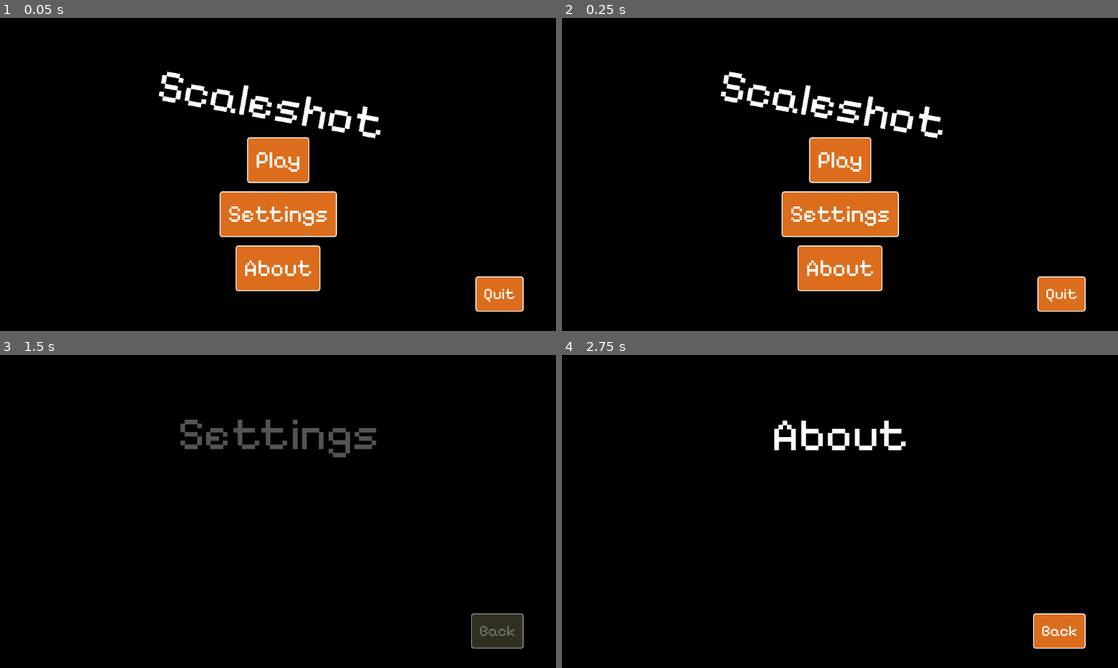
Above: before the commit, frames 1-4 (two rows, left to right).
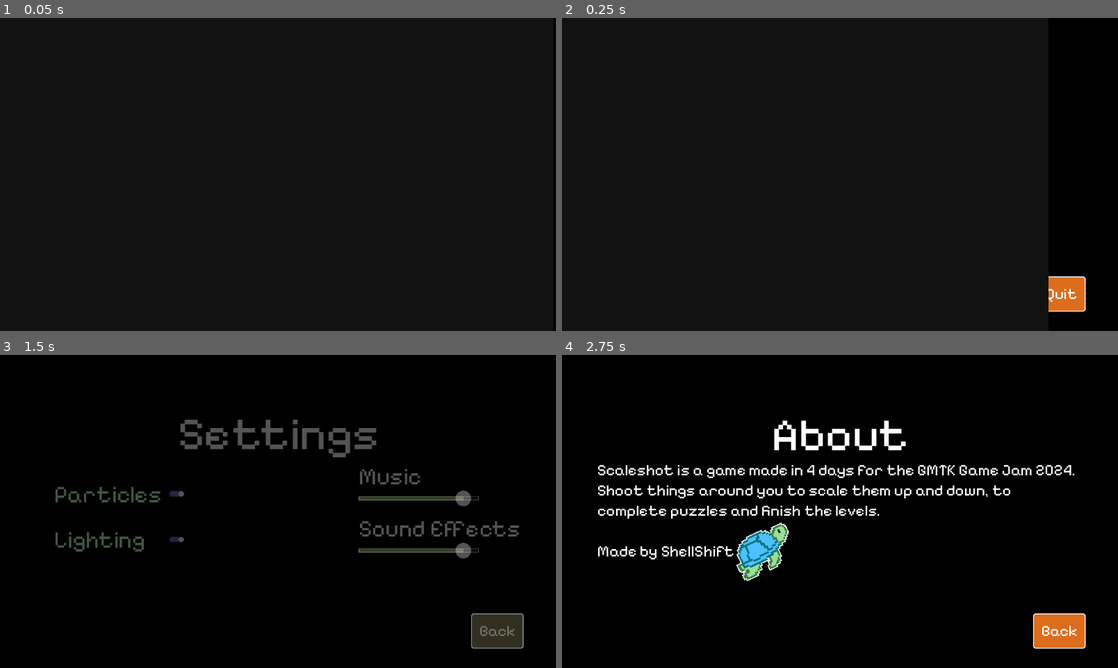
Above: after the commit, the same moments.

Repository: ShellShift/scaleshot
Game: Godot game, scene res://scenes/menus.tscn
Two runs of this game, one before a commit and one after it. Both use one fixed random seed, a clock stepped at 60 frames per second and the inputs below.
Inputs:
- Up to frame 1 (0.05 s): no input
- Up to frame 2 (0.25 s): no input
- Up to frame 3 (1.5 s): click "Settings" at 0.5 s; click "Back" at 1.25 s
- Up to frame 4 (2.75 s): click "About" at 2 s

The runs differ from the first frame. In frame 1, 9.5% of the frame differs, in the area x 28-95%, y 17-94%; in frame 2, 8.7%; in frame 3, 2.2%; in frame 4, 4.5%.

Commit message:
Settings, main menu, level select menu and about menu

Diff:
--- /dev/null
+++ b/default_bus_layout.tres
@@ -0,0 +1,15 @@
+[gd_resource type="AudioBusLayout" format=3 uid="uid://bxml57tng56xs"]
+
+[resource]
+bus/1/name = &"Music"
+bus/1/solo = false
+bus/1/mute = false
+bus/1/bypass_fx = false
+bus/1/volume_db = 0.0
+bus/1/send = &"Master"
+bus/2/name = &"SFX"
+bus/2/solo = false
+bus/2/mute = false
+bus/2/bypass_fx = false
+bus/2/volume_db = 0.0
+bus/2/send = &"Master"
--- a/graphics/ui_theme.tres
+++ b/graphics/ui_theme.tres
@@ -1,8 +1,10 @@
-[gd_resource type="Theme" load_steps=13 format=3 uid="uid://b0ff8y0caluxd"]
+[gd_resource type="Theme" load_steps=18 format=3 uid="uid://b0ff8y0caluxd"]
 
 [ext_resource type="FontFile" uid="uid://cxb23l0s1hc3u" path="res://graphics/PixelifySans.ttf" id="1_ocjw2"]
 [ext_resource type="Texture2D" uid="uid://dr2fljgf0f1xu" path="res://graphics/sprites/check.png" id="2_0l16k"]
 [ext_resource type="Texture2D" uid="uid://dunulxxfcfyyv" path="res://graphics/sprites/uncheck.png" id="3_qjiup"]
+[ext_resource type="Texture2D" uid="uid://ddxpeskv6dt74" path="res://graphics/sprites/circle.png" id="4_5866f"]
+[ext_resource type="Texture2D" uid="uid://ddx16b3nc4rpq" path="res://graphics/sprites/bullet.png" id="5_fbldw"]
 
 [sub_resource type="StyleBoxFlat" id="StyleBoxFlat_2xd7s"]
 bg_color = Color(0.155463, 0.409087, 0.268341, 1)
@@ -85,6 +87,35 @@
 
 [sub_resource type="StyleBoxEmpty" id="StyleBoxEmpty_urvu8"]
 
+[sub_resource type="StyleBoxFlat" id="StyleBoxFlat_req3g"]
+bg_color = Color(0.505882, 0.72549, 0.231373, 1)
+border_width_left = 1
+border_width_top = 1
+border_width_right = 1
+border_width_bottom = 1
+border_color = Color(1, 1, 1, 1)
+
+[sub_resource type="StyleBoxFlat" id="StyleBoxFlat_qqbk5"]
+bg_color = Color(0.34902, 0.811765, 0.552941, 1)
+border_width_left = 1
+border_width_top = 1
+border_width_right = 1
+border_width_bottom = 1
+border_color = Color(1, 1, 1, 1)
+
+[sub_resource type="StyleBoxFlat" id="StyleBoxFlat_n84f3"]
+content_margin_left = 4.0
+content_margin_top = 4.0
+content_margin_right = 4.0
+content_margin_bottom = 4.0
+bg_color = Color(0.0705882, 0.0705882, 0.0705882, 1)
+border_width_left = 1
+border_width_top = 1
+border_width_right = 1
+border_width_bottom = 1
+border_color = Color(1, 1, 1, 1)
+corner_detail = 6
+
 [resource]
 Button/colors/font_color = Color(1, 1, 1, 1)
 Button/colors/font_focus_color = Color(0.864674, 0.864676, 0.864675, 1)
@@ -105,5 +136,10 @@
 CheckButton/styles/hover_pressed = SubResource("StyleBoxEmpty_g7ucu")
 CheckButton/styles/normal = SubResource("StyleBoxEmpty_4held")
 CheckButton/styles/pressed = SubResource("StyleBoxEmpty_urvu8")
+HSlider/icons/grabber = ExtResource("4_5866f")
+HSlider/icons/grabber_highlight = ExtResource("5_fbldw")
+HSlider/styles/grabber_area = SubResource("StyleBoxFlat_req3g")
+HSlider/styles/grabber_area_highlight = SubResource("StyleBoxFlat_qqbk5")
+HSlider/styles/slider = SubResource("StyleBoxFlat_n84f3")
 Label/font_sizes/font_size = 48
 Label/fonts/font = ExtResource("1_ocjw2")
--- /dev/null
+++ b/prefabs/scenes.tscn
@@ -0,0 +1,57 @@
+[gd_scene load_steps=5 format=3 uid="uid://by3ufb5lt47ch"]
+
+[ext_resource type="Script" path="res://scripts/managers/scenes.gd" id="1_qrptw"]
+
+[sub_resource type="Animation" id="Animation_pkmca"]
+length = 0.001
+tracks/0/type = "value"
+tracks/0/imported = false
+tracks/0/enabled = true
+tracks/0/path = NodePath("ColorRect:position")
+tracks/0/interp = 1
+tracks/0/loop_wrap = true
+tracks/0/keys = {
+"times": PackedFloat32Array(0),
+"transitions": PackedFloat32Array(1),
+"update": 0,
+"values": [Vector2(0, 0)]
+}
+
+[sub_resource type="Animation" id="Animation_1ljj8"]
+resource_name = "slide"
+tracks/0/type = "value"
+tracks/0/imported = false
+tracks/0/enabled = true
+tracks/0/path = NodePath("ColorRect:position")
+tracks/0/interp = 1
+tracks/0/loop_wrap = true
+tracks/0/keys = {
+"times": PackedFloat32Array(0, 1),
+"transitions": PackedFloat32Array(-2, 1),
+"update": 0,
+"values": [Vector2(0, 0), Vector2(-1152, 0)]
+}
+
+[sub_resource type="AnimationLibrary" id="AnimationLibrary_j5w8o"]
+_data = {
+"RESET": SubResource("Animation_pkmca"),
+"slide": SubResource("Animation_1ljj8")
+}
+
+[node name="Scenes" type="CanvasLayer"]
+layer = 128
+script = ExtResource("1_qrptw")
+
+[node name="ColorRect" type="ColorRect" parent="."]
+anchors_preset = 15
+anchor_right = 1.0
+anchor_bottom = 1.0
+grow_horizontal = 2
+grow_vertical = 2
+color = Color(0.0705882, 0.0705882, 0.0705882, 1)
+
+[node name="AnimationPlayer" type="AnimationPlayer" parent="."]
+libraries = {
+"": SubResource("AnimationLibrary_j5w8o")
+}
+autoplay = "slide"
--- /dev/null
+++ b/prefabs/settings.tscn
@@ -0,0 +1,118 @@
+[gd_scene load_steps=2 format=3 uid="uid://nt64rlir5ahd"]
+
+[ext_resource type="Script" path="res://scripts/interface/settings_menu.gd" id="1_vvv1q"]
+
+[node name="Settings" type="Control"]
+visible = false
+layout_mode = 3
+anchors_preset = 15
+anchor_right = 1.0
+anchor_bottom = 1.0
+grow_horizontal = 2
+grow_vertical = 2
+script = ExtResource("1_vvv1q")
+
+[node name="Title" type="Label" parent="."]
+layout_mode = 1
+anchors_preset = 5
+anchor_left = 0.5
+anchor_right = 0.5
+offset_left = -207.5
+offset_top = 105.0
+offset_right = 207.5
+offset_bottom = 221.0
+grow_horizontal = 2
+theme_override_font_sizes/font_size = 96
+text = "Settings"
+horizontal_alignment = 1
+
+[node name="Back" type="Button" parent="."]
+layout_mode = 1
+anchors_preset = 3
+anchor_left = 1.0
+anchor_top = 1.0
+anchor_right = 1.0
+anchor_bottom = 1.0
+offset_left = -152.0
+offset_top = -98.0
+offset_right = -82.0
+offset_bottom = -55.0
+grow_horizontal = 0
+grow_vertical = 0
+theme_override_font_sizes/font_size = 32
+text = "Back"
+
+[node name="Particles" type="CheckButton" parent="."]
+layout_mode = 1
+anchors_preset = 4
+anchor_top = 0.5
+anchor_bottom = 0.5
+offset_left = 112.0
+offset_top = -65.5
+offset_right = 382.0
+offset_bottom = -6.5
+grow_vertical = 2
+text = "Particles "
+
+[node name="Lighting" type="CheckButton" parent="."]
+layout_mode = 1
+anchors_preset = 4
+anchor_top = 0.5
+anchor_bottom = 0.5
+offset_left = 112.0
+offset_top = 28.5
+offset_right = 382.0
+offset_bottom = 87.5
+grow_vertical = 2
+text = "Lighting"
+
+[node name="Music" type="HSlider" parent="."]
+layout_mode = 1
+anchors_preset = 6
+anchor_left = 1.0
+anchor_top = 0.5
+anchor_right = 1.0
+anchor_bottom = 0.5
+offset_left = -409.0
+offset_top = -43.0
+offset_right = -160.0
+offset_bottom = -11.0
+grow_horizontal = 0
+grow_vertical = 2
+min_value = -80.0
+max_value = 6.0
+
+[node name="Label" type="Label" parent="Music"]
+layout_mode = 1
+offset_top = -59.0
+offset_right = 131.0
+text = "Music"
+
+[node name="SFX" type="HSlider" parent="."]
+layout_mode = 1
+anchors_preset = 6
+anchor_left = 1.0
+anchor_top = 0.5
+anchor_right = 1.0
+anchor_bottom = 0.5
+offset_left = -409.0
+offset_top = 65.0
+offset_right = -160.0
+offset_bottom = 97.0
+grow_horizontal = 0
+grow_vertical = 2
+min_value = -80.0
+max_value = 6.0
+
+[node name="Label" type="Label" parent="SFX"]
+layout_mode = 1
+offset_top = -59.0
+offset_right = 131.0
+text = "Sound Effects"
+
+[connection signal="toggled" from="Particles" to="." method="_on_particles_toggled"]
+[connection signal="toggled" from="Lighting" to="." method="_on_lighting_toggled"]
+[connection signal="drag_ended" from="Music" to="." method="_on_music_drag_ended"]
+[connection signal="value_changed" from="Music" to="." method="_on_music_value_changed"]
+[connection signal="drag_ended" from="SFX" to="." method="_on_sfx_drag_ended"]
+[connection signal="value_changed" from="SFX" to="." method="_on_sfx_value_changed"]
--- a/project.godot
+++ b/project.godot
@@ -17,7 +17,9 @@
 
 [autoload]
 
-Particles="*res://scripts/effects/particles.gd"
+Particles="*res://scripts/managers/particles.gd"
+Scenes="*res://prefabs/scenes.tscn"
+Settings="*res://scripts/managers/settings.gd"
 
 [display]
 
--- a/scenes/sandbox.tscn
+++ b/scenes/level_1.tscn
@@ -1,7 +1,7 @@
 [gd_scene load_steps=11 format=3 uid="uid://py60dolkwny4"]
 
 [ext_resource type="PackedScene" uid="uid://bvvc8whmt1b3" path="res://prefabs/player.tscn" id="1_2y8fg"]
-[ext_resource type="Script" path="res://scripts/effects/camera.gd" id="1_tksrh"]
+[ext_resource type="Script" path="res://scripts/managers/camera.gd" id="1_tksrh"]
 [ext_resource type="Texture2D" uid="uid://eu8glqxb4fo" path="res://graphics/sprites/square.png" id="2_2aclb"]
 [ext_resource type="PackedScene" uid="uid://bi5q26obd5axc" path="res://prefabs/scalable.tscn" id="3_qvanu"]
 [ext_resource type="PackedScene" uid="uid://bphn7i6if1ycm" path="res://prefabs/bulk.tscn" id="5_ajnwy"]
--- a/scenes/menus.tscn
+++ b/scenes/menus.tscn
@@ -1,7 +1,48 @@
-[gd_scene load_steps=3 format=3 uid="uid://hunfm6n52k0r"]
+[gd_scene load_steps=13 format=3 uid="uid://hunfm6n52k0r"]
 
 [ext_resource type="Theme" uid="uid://b0ff8y0caluxd" path="res://graphics/ui_theme.tres" id="1_mblt6"]
 [ext_resource type="Script" path="res://scripts/interface/ui_manager.gd" id="2_twiw5"]
+[ext_resource type="Script" path="res://scripts/interface/level_select.gd" id="3_fecuw"]
+[ext_resource type="PackedScene" uid="uid://nt64rlir5ahd" path="res://prefabs/settings.tscn" id="4_jvmoj"]
+[ext_resource type="Texture2D" uid="uid://do57nq2grimwt" path="res://graphics/sprites/heart.png" id="5_7ti8w"]
+[ext_resource type="Script" path="res://scripts/interface/about.gd" id="5_w23r8"]
+[ext_resource type="Texture2D" uid="uid://emni0sc0naek" path="res://graphics/sprites/shellshift.png" id="6_gbxkg"]
+
+[sub_resource type="StyleBoxFlat" id="StyleBoxFlat_16iv1"]
+bg_color = Color(1, 1, 1, 0)
+border_width_bottom = 5
+border_color = Color(1, 0.513726, 0, 1)
+corner_radius_bottom_right = 20
+corner_radius_bottom_left = 20
+
+[sub_resource type="StyleBoxFlat" id="StyleBoxFlat_lv7tg"]
+corner_radius_top_left = 20
+corner_radius_top_right = 20
+corner_radius_bottom_right = 20
+corner_radius_bottom_left = 20
+
+[sub_resource type="StyleBoxFlat" id="StyleBoxFlat_313nr"]
+bg_color = Color(1, 1, 1, 1)
+corner_radius_top_left = 20
+corner_radius_top_right = 20
+corner_radius_bottom_right = 20
+corner_radius_bottom_left = 20
+
+[sub_resource type="StyleBoxFlat" id="StyleBoxFlat_3l2o0"]
+bg_color = Color(0.412152, 0.412152, 0.412152, 1)
+corner_radius_top_left = 20
+corner_radius_top_right = 20
+corner_radius_bottom_right = 20
+corner_radius_bottom_left = 20
+
+[sub_resource type="Theme" id="Theme_0cuyu"]
+Button/colors/font_color = Color(0, 0, 0, 1)
+Button/colors/font_focus_color = Color(0, 0, 0, 1)
+Button/colors/font_hover_color = Color(0, 0, 0, 1)
+Button/styles/focus = SubResource("StyleBoxFlat_16iv1")
+Button/styles/hover = SubResource("StyleBoxFlat_lv7tg")
+Button/styles/normal = SubResource("StyleBoxFlat_313nr")
+Button/styles/pressed = SubResource("StyleBoxFlat_3l2o0")
 
 [node name="Menus" type="Control" node_paths=PackedStringArray("active")]
 layout_mode = 3
@@ -107,6 +148,8 @@
 anchor_bottom = 1.0
 grow_horizontal = 2
 grow_vertical = 2
+script = ExtResource("3_fecuw")
+level_count = 10
 
 [node name="Title" type="Label" parent="LevelSelect"]
 layout_mode = 1
@@ -138,7 +181,31 @@
 theme_override_font_sizes/font_size = 32
 text = "Back"
 
-[node name="Settings" type="Control" parent="."]
+[node name="GridContainer" type="GridContainer" parent="LevelSelect"]
+layout_mode = 1
+anchors_preset = 8
+anchor_left = 0.5
+anchor_top = 0.5
+anchor_right = 0.5
+anchor_bottom = 0.5
+offset_left = -250.0
+offset_top = -100.0
+offset_right = 250.0
+offset_bottom = 100.0
+grow_horizontal = 2
+grow_vertical = 2
+theme = SubResource("Theme_0cuyu")
+columns = 5
+
+[node name="Template" type="Button" parent="LevelSelect/GridContainer"]
+custom_minimum_size = Vector2(100, 100)
+layout_mode = 2
+text = "1"
+
+[node name="Settings" parent="." instance=ExtResource("4_jvmoj")]
+layout_mode = 1
+
+[node name="About" type="Control" parent="."]
 visible = false
 layout_mode = 1
 anchors_preset = 15
@@ -146,22 +213,24 @@
 anchor_bottom = 1.0
 grow_horizontal = 2
 grow_vertical = 2
-
-[node name="Title" type="Label" parent="Settings"]
+script = ExtResource("5_w23r8")
+time = 0.5
+
+[node name="Title" type="Label" parent="About"]
 layout_mode = 1
 anchors_preset = 5
 anchor_left = 0.5
 anchor_right = 0.5
-offset_left = -207.5
-offset_top = 105.0
-offset_right = 207.5
-offset_bottom = 221.0
+offset_left = -141.5
+offset_top = 107.0
+offset_right = 141.5
+offset_bottom = 223.0
 grow_horizontal = 2
 theme_override_font_sizes/font_size = 96
-text = "Settings"
+text = "About"
 horizontal_alignment = 1
 
-[node name="Back" type="Button" parent="Settings"]
+[node name="Back" type="Button" parent="About"]
 layout_mode = 1
 anchors_preset = 3
 anchor_left = 1.0
@@ -177,48 +246,59 @@
 theme_override_font_sizes/font_size = 32
 text = "Back"
 
-[node name="About" type="Control" parent="."]
-visible = false
-layout_mode = 1
-anchors_preset = 15
-anchor_right = 1.0
-anchor_bottom = 1.0
-grow_horizontal = 2
-grow_vertical = 2
-
-[node name="Title" type="Label" parent="About"]
-layout_mode = 1
-anchors_preset = 5
-anchor_left = 0.5
-anchor_right = 0.5
-offset_left = -141.5
-offset_top = 107.0
-offset_right = 141.5
-offset_bottom = 223.0
-grow_horizontal = 2
-theme_override_font_sizes/font_size = 96
-text = "About"
-horizontal_alignment = 1
-
-[node name="Back" type="Button" parent="About"]
-layout_mode = 1
-anchors_preset = 3
-anchor_left = 1.0
-anchor_top = 1.0
-anchor_right = 1.0
-anchor_bottom = 1.0
-offset_left = -152.0
-offset_top = -98.0
-offset_right = -82.0
-offset_bottom = -55.0
-grow_horizontal = 0
-grow_vertical = 0
+[node name="Label" type="Label" parent="About"]
+layout_mode = 1
+anchors_preset = 15
+anchor_right = 1.0
+anchor_bottom = 1.0
+offset_left = 73.0
+offset_top = 219.0
+offset_right = -73.0
+offset_bottom = -134.0
+grow_horizontal = 2
+grow_vertical = 2
 theme_override_font_sizes/font_size = 32
-text = "Back"
+text = "Scaleshot is a game made in 4 days for the GMTK Game Jam 2024.
+Shoot things around you to scale them up and down, to complete puzzles and finish the levels.
+
+Made by ShellShift"
+autowrap_mode = 2
+
+[node name="Heart" type="TextureRect" parent="About"]
+layout_mode = 1
+anchors_preset = 4
+anchor_top = 0.5
+anchor_bottom = 0.5
+offset_left = 346.0
+offset_top = 16.0
+offset_right = 474.0
+offset_bottom = 144.0
+grow_vertical = 2
+scale = Vector2(1e-05, 1e-05)
+pivot_offset = Vector2(64, 64)
+texture = ExtResource("5_7ti8w")
+
+[node name="Shell" type="TextureRect" parent="About"]
+layout_mode = 1
+anchors_preset = 4
+anchor_top = 0.5
+anchor_bottom = 0.5
+offset_left = 333.0
+offset_top = 51.0
+offset_right = 461.0
+offset_bottom = 179.0
+grow_vertical = 2
+rotation = -0.436332
+texture = ExtResource("6_gbxkg")
 
 [connection signal="pressed" from="Main/Play" to="." method="enable" binds= ["LevelSelect"]]
 [connection signal="pressed" from="Main/Settings" to="." method="enable" binds= ["Settings"]]
 [connection signal="pressed" from="Main/About" to="." method="enable" binds= ["About"]]
+[connection signal="pressed" from="Main/Quit" to="." method="quit" binds= [true]]
 [connection signal="pressed" from="LevelSelect/Back" to="." method="enable" binds= ["Main"]]
 [connection signal="pressed" from="Settings/Back" to="." method="enable" binds= ["Main"]]
 [connection signal="pressed" from="About/Back" to="." method="enable" binds= ["Main"]]
+[connection signal="mouse_entered" from="About/Shell" to="About" method="show_heart"]
+[connection signal="mouse_exited" from="About/Shell" to="About" method="hide_heart"]
+
+[editable path="Settings"]
--- a/scripts/gameplay/player.gd
+++ b/scripts/gameplay/player.gd
@@ -40,6 +40,7 @@
 			var body = col.get_collider()
 			if body is Box:
 				body.velocity.x = col.get_normal().x * -push
+	if position.y > 150: die()
 
 func jump(force):
 	jumping = true
@@ -50,4 +51,5 @@
 func die():
 	Particles.spawn_particle("explosion", self)
 	Camera.shake()
-	get_tree().reload_current_scene()
+	queue_free()
+	Scenes.reload()
--- /dev/null
+++ b/scripts/interface/about.gd
@@ -0,0 +1,15 @@
+extends Control
+
+@export var time: float
+
+func show_heart():
+	var tween = create_tween()
+	tween.tween_property($Heart, "scale", Vector2.ONE, time) \
+		.set_ease(Tween.EASE_IN_OUT) \
+		.set_trans(Tween.TRANS_SINE)
+
+func hide_heart():
+	var tween = create_tween()
+	tween.tween_property($Heart, "scale", Vector2.ZERO, time) \
+		.set_ease(Tween.EASE_IN_OUT) \
+		.set_trans(Tween.TRANS_SINE)
--- /dev/null
+++ b/scripts/interface/level_select.gd
@@ -0,0 +1,15 @@
+extends Control
+
+@onready var template = $GridContainer/Template
+@onready var grid = $GridContainer
+@export var level_count: int
+
+func _ready():
+	for i in range(level_count):
+		var level = i + 1
+		var button = template.duplicate()
+		button.text = str(level)
+		button.pressed.connect(func():
+			Scenes.load("level_%d" % level))
+		grid.add_child(button)
+	template.queue_free()
--- /dev/null
+++ b/scripts/interface/settings_menu.gd
@@ -0,0 +1,30 @@
+extends Control
+
+func _ready():
+	$Particles.button_pressed = Settings.particles
+	$Lighting.button_pressed = Settings.lighting
+	$Music.value = Settings.music_vol
+	$SFX.value = Settings.sfx_vol
+
+func _on_particles_toggled(on):
+	Settings.particles = on
+	Settings.save()
+
+func _on_lighting_toggled(on):
+	Settings.lighting = on
+	Settings.save()
+
+func _on_music_value_changed(value):
+	Settings.music_vol = value
+	AudioServer.set_bus_volume_db(AudioServer.get_bus_index("Music"), value)
+
+func _on_sfx_value_changed(value):
+	Settings.sfx_vol = value
+	AudioServer.set_bus_volume_db(AudioServer.get_bus_index("SFX"), value)
+
+func _on_sfx_drag_ended(_value):
+	# TODO Play sound effect
+	Settings.save()
+
+func _on_music_drag_ended(_value):
+	Settings.save()
--- a/scripts/interface/ui_manager.gd
+++ b/scripts/interface/ui_manager.gd
@@ -17,3 +17,7 @@
 	await tween.finished
 	active.hide()
 	active = control
+
+func quit(game):
+	if game: get_tree().quit()
+	Scenes.load("menus")
--- a/scripts/effects/camera.gd
+++ b/scripts/managers/camera.gd
@@ -13,7 +13,8 @@
 		shake_time -= delta
 		offset = Vector2(randf_range(-shake_strength, shake_strength), randf_range(-shake_strength, shake_strength))
 	else: offset = Vector2.ZERO
-	position = target.position
+	if is_instance_valid(target):
+		position = target.position
 
 static func shake(shake_time = 0.1, shake_strength = 1):
 	camera.shake_time = shake_time
--- a/scripts/effects/particles.gd
+++ b/scripts/managers/particles.gd
@@ -1,6 +1,7 @@
 extends Node
 
 func spawn_particle(particle_name, parent, color = null):
+	if !Settings.particles: return
 	var particle = load("res://prefabs/particles/%s.tscn" % particle_name).instantiate()
 	particle.position = parent.global_position
 	particle.rotation = parent.global_rotation
--- /dev/null
+++ b/scripts/managers/scenes.gd
@@ -0,0 +1,16 @@
+extends CanvasLayer
+
+@onready var animation = $AnimationPlayer
+
+func load(scene):
+	animation.play_backwards("slide")
+	await animation.animation_finished
+	var packed = load("res://scenes/%s.tscn" % scene)
+	get_tree().change_scene_to_packed(packed)
+	animation.play("slide")
+
+func reload():
+	animation.play_backwards("slide")
+	await animation.animation_finished
+	get_tree().reload_current_scene()
+	animation.play("slide")
--- /dev/null
+++ b/scripts/managers/settings.gd
@@ -0,0 +1,28 @@
+extends Node
+
+var sfx_vol: float
+var music_vol: float
+var particles: bool = true
+var lighting: bool = true
+
+func _ready():
+	if !FileAccess.file_exists("user://settings.save"): return
+	var file = FileAccess.open("user://settings.save", FileAccess.READ)
+	var data = JSON.parse_string(file.get_as_text())
+	file.close()
+	sfx_vol = data.sfx_vol
+	music_vol = data.music_vol
+	particles = data.particles
+	lighting = data.lighting
+	AudioServer.set_bus_volume_db(AudioServer.get_bus_index("SFX"), data.sfx_vol)
+	AudioServer.set_bus_volume_db(AudioServer.get_bus_index("Music"), data.music_vol)
+
+func save():
+	var file = FileAccess.open("user://settings.save", FileAccess.WRITE)
+	file.store_string(JSON.stringify({
+		"sfx_vol": sfx_vol,
+		"music_vol": music_vol,
+		"particles": particles,
+		"lighting": lighting
+	}))
+	file.close()
Binary file added: graphics/sprites/heart.png
Not shown, added: graphics/sprites/heart.png.import
Binary file added: graphics/sprites/shellshift.png
Not shown, added: graphics/sprites/shellshift.png.import
